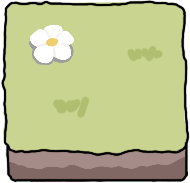
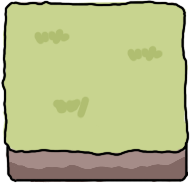
Layer changes from the first 190 × 183 image to the second:
hid "已插入图像" (2nd of 2) over [29, 24, 74, 65]
added layer "图层 4 拷贝" above "图层 4" over [34, 28, 70, 45]
